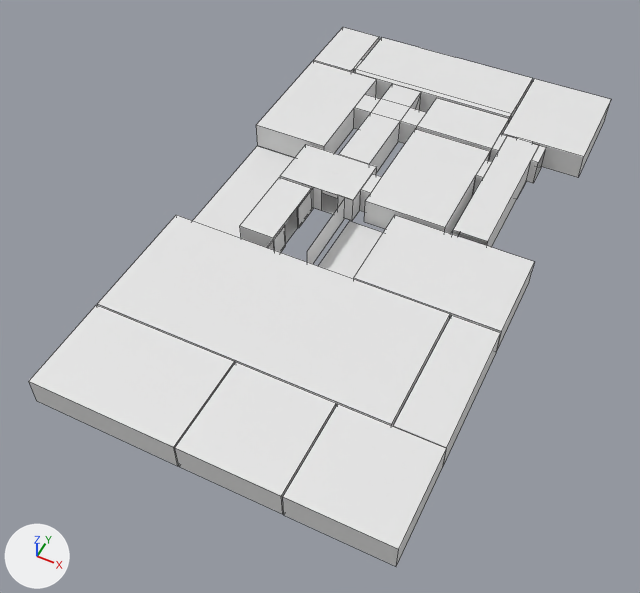
What one commit did to the Blender file assets/models/map.blend.
Rendered twice from a 50 mm camera at (24.8, -62.3, 52.9) aimed at (2.5, -17.7, -2.8). The axes (+X, +Y, +Z) are drawn at lower left. The lights are the same throughout. Mesh edges are drawn as thin lines on the coarser meshes. Materials are left out; every surface is plain grey.
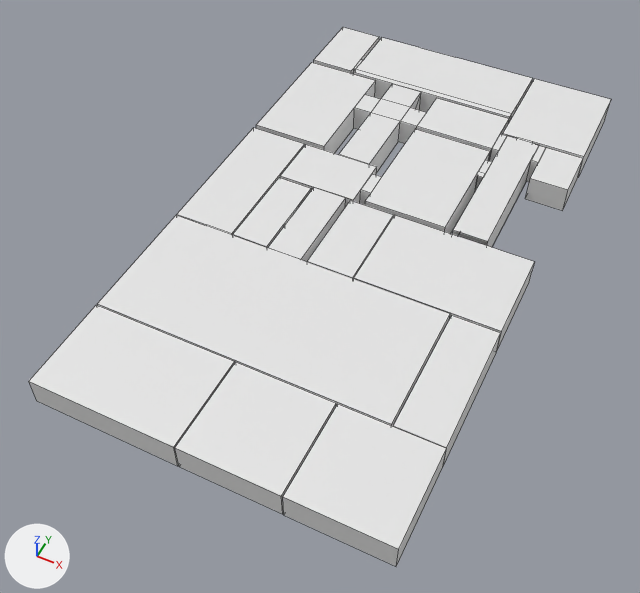
Where the newer file only moved an object's origin or applied its transform, the numbers keep the older frame.

Boxes [x1, y1, x2, y2] around the edits, measured in the pictures (640 x 593 px):
'Plane.015', reshaped
    before: [193, 146, 294, 238]
    after: [177, 128, 305, 235]
'Plane.014', reshaped
    before: [319, 221, 383, 279]
    after: [307, 200, 394, 279]
'Cube.037', reshaped
    before: [240, 177, 311, 250]
    after: [233, 177, 311, 248]
'Cube.068', added
    after: [268, 187, 345, 260]
'Cube.073', added
    after: [525, 147, 583, 211]
'Cube.023', moved
    before: [472, 176, 483, 196]
    after: [475, 176, 483, 191]
part 3 of me_plane_010, built on
    both: [174, 215, 450, 317]

What changed in the scene script:
```text
Change me_plane_016:
    where me_plane_016.from_pydata(...)  # 4 vertices, 1 face; spans x -1.07..4.0, y -11.0..1.0, z 0.0
    verts and faces of me_plane_016; kept vertices keep their numbers, new ones are numbered from 4
    me_plane_016 part 1
    add delete_vertices([*range(0, 4)])  # with the faces that use them
    add verts[4] = (-1.07, -12.4, 0.0)
    add verts[5] = (4.21, -12.4, 0.0)
    add verts[6] = (-1.07, -12.4, 2.4)  # pixel (176, 214)
    add verts[7] = (4.21, -12.4, 2.4)  # pixel (231, 233)
    add for new, old in zip([*range(8, 12)], [*range(4, 8)]): verts[new] = verts[old] + (0.0, 13.0, 0.0)
    add verts[12] = (1.84, -12.4, 0.0)
    add verts[13] = (1.84, -12.4, 2.4)  # pixel (206, 224)
    add verts[14] = (4.21, -12.4, 1.2)
    add faces += [(4, 8, 9, 5, 12), (6, 13, 7, 11, 10), (8, 10, 11, 9), (5, 9, 11, 7, 14), (4, 6, 10, 8), (4, 12, 13, 6)]
Change me_plane_015:
    where me_plane_015.from_pydata(...)  # 4 vertices, 1 face; spans x -3.0..1.0, y -7.0..1.0, z 0.0
    verts and faces of me_plane_015; kept vertices keep their numbers, new ones are numbered from 4
    me_plane_015 part 2
    add delete_faces([(0, 1, 3, 2)])
    add for new, old in zip([*range(4, 8)], [*range(0, 4)]): verts[new] = verts[old] + (0.0, 0.0, 2.4)
    add faces += [(0, 2, 3, 1), (4, 5, 7, 6), (1, 3, 7, 5), (0, 4, 6, 2), (2, 6, 7, 3), (0, 1, 5, 4)]
Change me_plane_010:
    where me_plane_010.from_pydata(...)  # 8 vertices, 6 faces; spans x -23.3..1.0, y -10.0..1.0, z 0.0..2.4
    verts and faces of me_plane_010; kept vertices keep their numbers, new ones are numbered from 8
    me_plane_010 part 3
    add delete_faces([(0, 2, 3, 1), (4, 5, 7, 6), (2, 6, 7, 3)])
    add verts[8] = (-12.1, 1.0, 0.0)
    add verts[9] = (-14.1, 1.0, 0.0)
    add verts[10] = (-18.0, 1.0, 0.0)
    add verts[11] = (-20.4, 1.0, 0.0)
    add for new, old in zip([*range(12, 16)], [*range(8, 12)]): verts[new] = verts[old] + (0.0, 0.0, 2.4)
    add faces += [(0, 2, 11, 10, 9, 8, 3, 1), (4, 5, 7, 12, 13, 14, 15, 6), (3, 8, 12, 7), (2, 6, 15, 11), (9, 10, 14, 13)]
Change me_cube_039:
    where me_cube_039.from_pydata(...)  # 12 vertices, 7 faces; spans x -1.0..0.97, y -1.0..1.0, z 0.0..2.0
    used by ob_cube_037; location = (-3.18, -14.49, 0.0); scale = (1.6, 3.4, 1.2)
    verts and faces of me_cube_039; kept vertices keep their numbers, new ones are numbered from 12
    me_cube_039 part 4
    add delete_faces([(6, 7, 9, 8)])
    add for i in [0, 1, 4, 5]: verts[i] += (0.0, -0.33, 0.0)
    add verts[12] = (0.97, 0.22, 2.0)  # pixel (297, 206)
    add verts[13] = (0.97, 0.22, 0.0)
    add verts[14] = (0.97, 1.0, 2.0)  # pixel (311, 188)
    add verts[15] = (0.97, 1.0, 0.0)
    add faces += [(12, 13, 15, 14)]
Add me_cube_051:
    me_cube_051.from_pydata([(1.0, -1.22, 2.0), (-1.0, -1.22, 2.0), (1.0, 0.14, 2.0), (-1.0, 0.14, 2.0)], [], [(2, 3, 1, 0)])
Change ob_cube_023:
    ob_cube_023.location: (10.87, -1.98, 0.0) -> (10.87, -1.4, 0.0)
Add ob_cube_068:
    ob_cube_068 = bpy.data.objects.new('Cube.068', me_cube_051)
    ob_cube_068.location = (0.0, -11.76, 0.0)
    ob_cube_068.scale = (1.5, 6.0, 1.2)
Add ob_cube_073:
    ob_cube_073 = bpy.data.objects.new('Cube.073', me_cube_081)  # a box spanning x -1.0..2.38, y -3.73..1.0, z -1.0..1.4
    ob_cube_073.location = (15.72, 2.24, 1.0)
```
